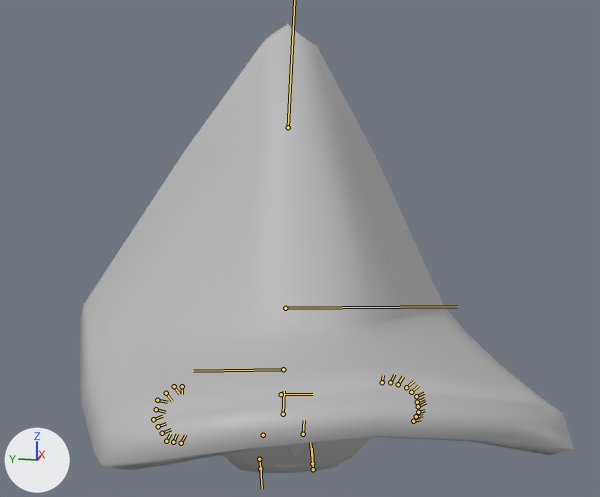
Before and after pictures for a commit that changed the FBX model Assets/Animation/Speat/anim/Speat_turn_right_90_anim_v01.fbx.
Camera for both pictures: a 50 mm lens placed at (-4.3, -0.95, 2.39), pointed at (-0.22, -0.14, 1.37). Lighting does not change. The marker at lower left points along +X, +Y and +Z. Both versions are drawn at frame 35 of the action 'Take 001'; the numbers are the values there. The bones that bend it are drawn over the model as lines.

In view in the first picture: 'Speat_Clothes_Rigging_UV:Speat'.
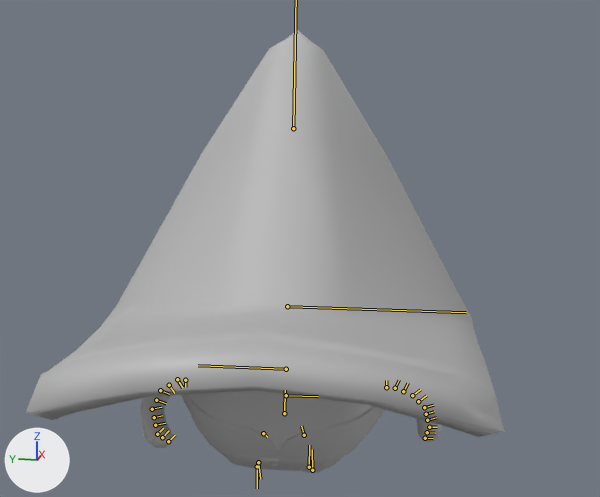
What differs and where, as boxes [x1, y1, x2, y2] in the pictures (600 x 497 px):
'Speat_Clothes_Rigging_UV:Speat', posed: before [79, 24, 574, 473]; after [26, 30, 505, 473]
bone 'Speat_Clothes_Rigging_UV:Root_jnt', root to tip: before (283, 414) to (284, 391); after (284, 413) to (285, 390)
bone 'Speat_Clothes_Rigging_UV:L_Arm1_jnt', root to tip: before (390, 382) to (394, 374); after (395, 388) to (399, 380)
bone 'Speat_Clothes_Rigging_UV:L_Arm5_jnt', root to tip: before (416, 396) to (424, 393); after (424, 407) to (433, 405)
bone 'Speat_Clothes_Rigging_UV:L_Wrist2_jnt', root to tip: before (418, 412) to (425, 410); after (429, 427) to (437, 427)
bone 'Speat_Clothes_Rigging_UV:R_Arm1_jnt', root to tip: before (174, 386) to (179, 394); after (177, 379) to (182, 387)
bone 'Speat_Clothes_Rigging_UV:R_Arm3_jnt', root to tip: before (157, 400) to (167, 402); after (160, 390) to (169, 394)
bone 'Speat_Clothes_Rigging_UV:R_Arm5_jnt', root to tip: before (153, 419) to (162, 416); after (152, 409) to (161, 407)
bone 'Speat_Clothes_Rigging_UV:L_Leg_jnt', root to tip: before (303, 434) to (304, 420); after (304, 435) to (301, 426)
bone 'Speat_Clothes_Rigging_UV:R_Leg_jnt', root to tip: before (263, 435) to (263, 437); after (263, 433) to (267, 437)
bone 'Speat_Clothes_Rigging_UV:R_Knee_jnt', root to tip: before (260, 468) to (262, 488); after (257, 466) to (257, 488)

What the commit changed:
Bone 'Speat_Clothes_Rigging_UV:Root_jnt' (bone_speat_clothes_rigging_uv_root_jnt) moves from (5.6, 0.0, 4.0) to (5.8, 0.0, 5.0).
Bone 'Speat_Clothes_Rigging_UV:Root_jnt' (bone_speat_clothes_rigging_uv_root_jnt) turns from (14, -70, -6) to (12, -81, -9) degrees about its own x, y and z.
Bone 'Speat_Clothes_Rigging_UV:L_Arm1_jnt' (bone_speat_clothes_rigging_uv_l_arm1_jnt) turns from (0, 8, -23) to (0, 6, -24) degrees about its own x, y and z.
Bone 'Speat_Clothes_Rigging_UV:L_Arm5_jnt' (bone_speat_clothes_rigging_uv_l_arm5_jnt) turns from (0, 8, -23) to (0, 6, -24) degrees about its own x, y and z.
Bone 'Speat_Clothes_Rigging_UV:L_Wrist2_jnt' (bone_speat_clothes_rigging_uv_l_wrist2_jnt) turns from (0, 8, -23) to (0, 6, -24) degrees about its own x, y and z.
Bone 'Speat_Clothes_Rigging_UV:R_Arm1_jnt' (bone_speat_clothes_rigging_uv_r_arm1_jnt) turns from (-7, -26, -32) to (-6, -21, -31) degrees about its own x, y and z.
Bone 'Speat_Clothes_Rigging_UV:R_Arm3_jnt' (bone_speat_clothes_rigging_uv_r_arm3_jnt) turns from (-6, -26, -32) to (-5, -21, -31) degrees about its own x, y and z.
Bone 'Speat_Clothes_Rigging_UV:R_Arm5_jnt' (bone_speat_clothes_rigging_uv_r_arm5_jnt) turns from (-6, -26, -32) to (-5, -21, -31) degrees about its own x, y and z.
Bone 'Speat_Clothes_Rigging_UV:L_Leg_jnt' (bone_speat_clothes_rigging_uv_l_leg_jnt) turns from (5, 0, 23) to (3, 1, 12) degrees about its own x, y and z.
Bone 'Speat_Clothes_Rigging_UV:R_Leg_jnt' (bone_speat_clothes_rigging_uv_r_leg_jnt) turns from (-6, -5, 4) to (-3, -3, 2) degrees about its own x, y and z.
Bone 'Speat_Clothes_Rigging_UV:R_Knee_jnt' (bone_speat_clothes_rigging_uv_r_knee_jnt) turns from (-2, 5, 22) to (-1, 2, 10) degrees about its own x, y and z.
